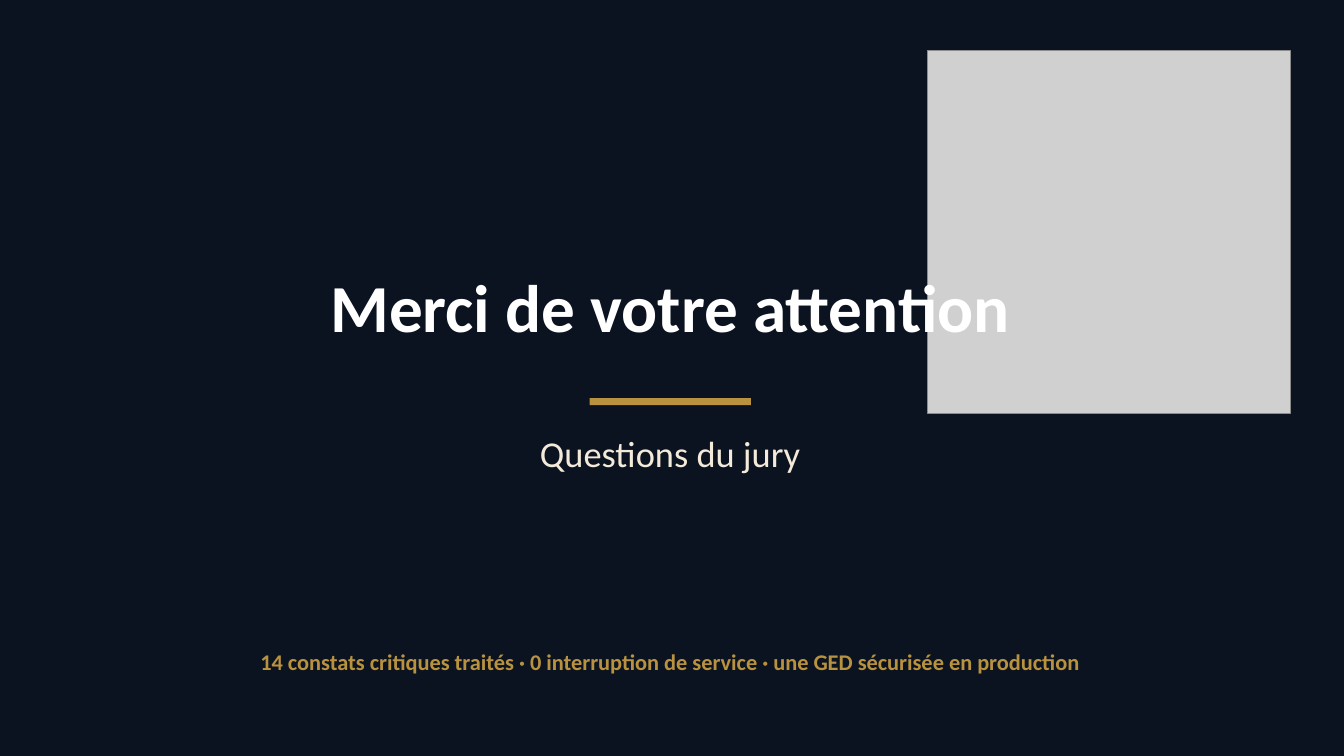
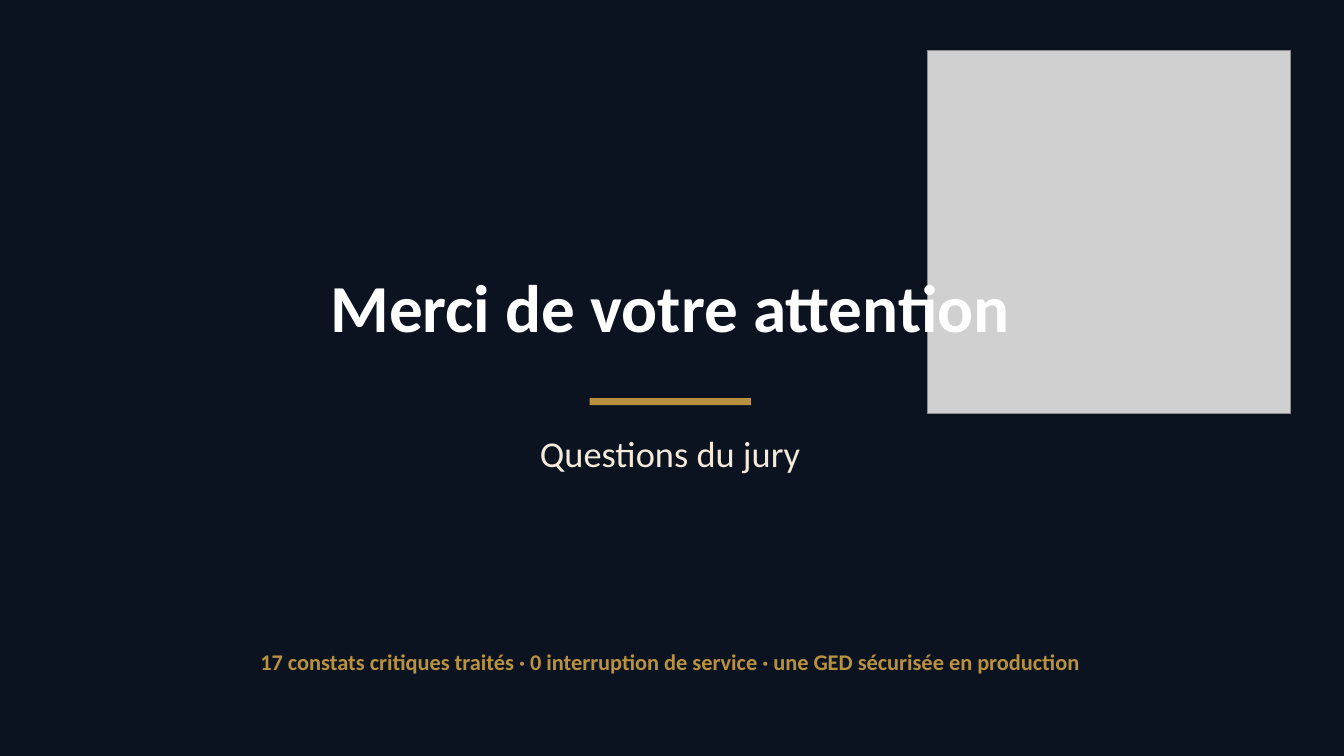
Before and after one commit to ngonomessi-cmd/projet-fin-etude, a slide deck: slide 26 of soutenance/Soutenance_KHS_Bank_MOM-TECH.pptx. Drawn at 1344x756 pixels with LibreOffice and Linux fonts; fonts in the diff are those of the drawing; grey boxes stand for pictures. Boxes give left, top, right and bottom in pixels: in the first picture for what was removed or moved away, otherwise in the second. Text is boxed around its words. In the diff, an @@ line names an element or a change of style, - is before the commit and + after.

```diff
--- a/soutenance/Soutenance_KHS_Bank_MOM-TECH.pptx
+++ b/soutenance/Soutenance_KHS_Bank_MOM-TECH.pptx
@@ text at <box>260,654,1079,674</box>: text changed @@
-14 constats critiques traités · 0 interruption de service · une GED sécurisée en production
+17 constats critiques traités · 0 interruption de service · une GED sécurisée en production
```
Also in this commit, not shown: 1 other slide changed, 10 other files.
